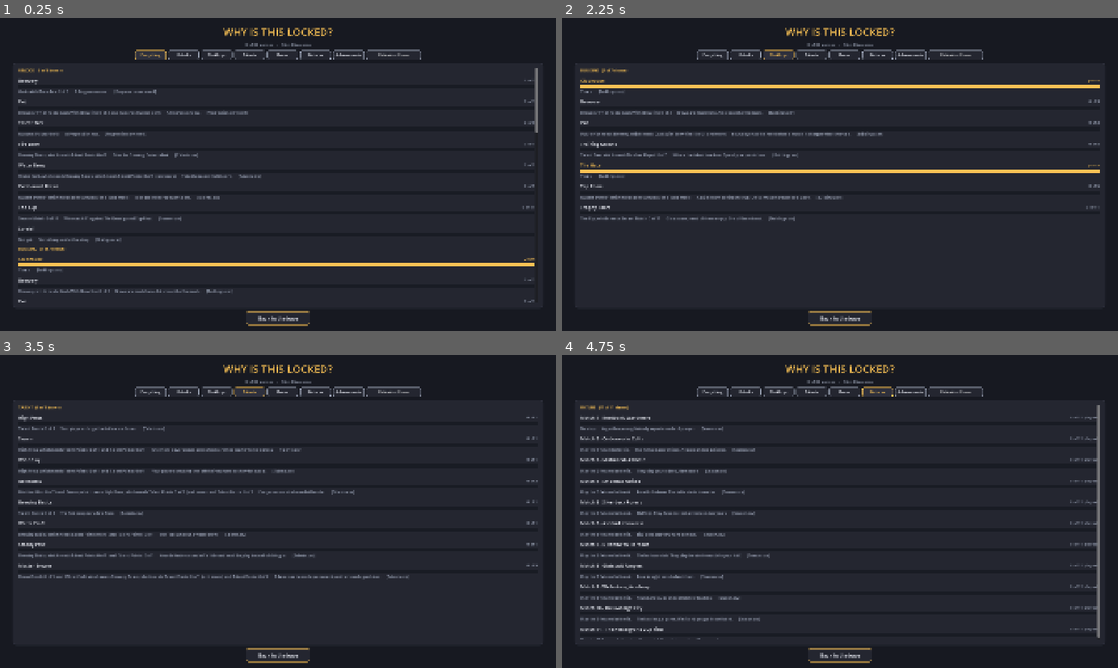
Above: before the commit, frames 1-4 (two rows, left to right).
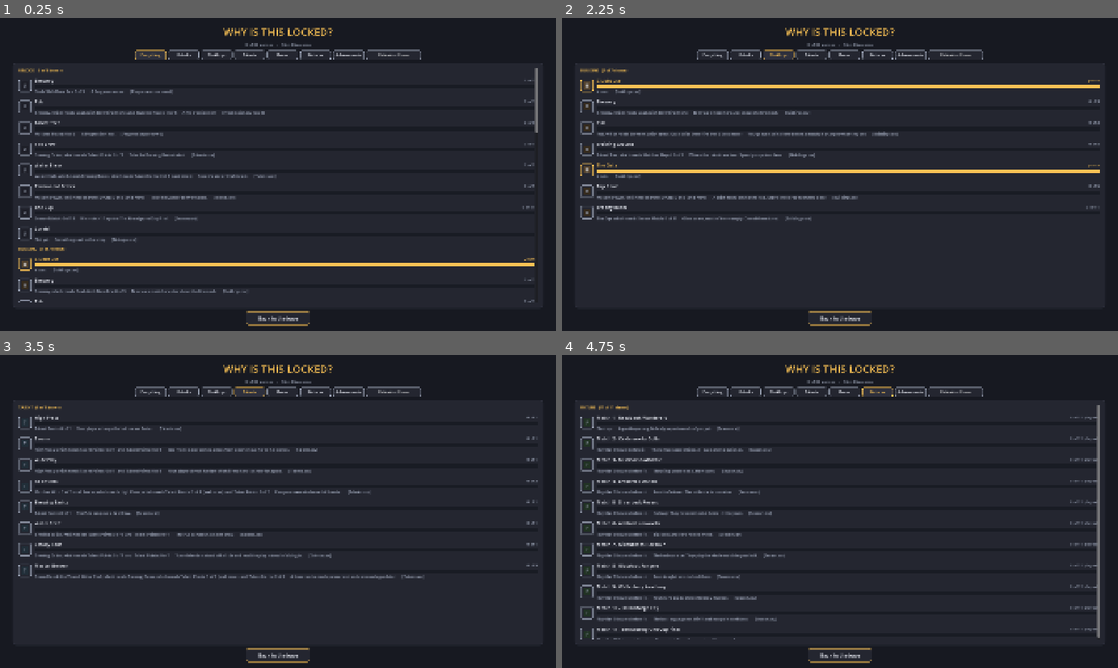
Above: after the commit, the same moments.

Repository: SchwartzAnthony/project_sb
Game: Godot game, scene res://src/ui/unlock_board.tscn
The game is run twice, just before and just after one commit, with the same random seed, the same clock (stepped at 60 frames per second) and the same inputs. This scene is started directly instead of the project's main scene.
Inputs:
- Up to frame 1 (0.25 s): no input
- Up to frame 2 (2.25 s): click "Everything" at 0.5 s; click "Unlocks" at 1.25 s; click "Buildings" at 2 s
- Up to frame 3 (3.5 s): click "Talents" at 2.75 s
- Up to frame 4 (4.75 s): click "Brews" at 3.5 s; click "Fixtures" at 4.25 s

The runs differ from the first frame. In frame 1, 2.6% of the frame differs, in the area x 3-50%, y 19-91%; in frame 2, 2.1%; in frame 3, 2.7%; in frame 4, 3.2%, in the area x 3-41%, y 19-91%.

Commit message:
adventure plan

Diff:
--- a/data/MenuConfig.csv
+++ b/data/MenuConfig.csv
@@ -1,5 +1,5 @@
-Button ID,Label,X,Y,Width,Height,Action,Art Path,Notes,,
-START_GAME,Start Game,950,364,260,68,goto:base,res://assets/menu/button_start.png,Starts the season row of MatchModes.csv - the next fixture, and it goes in the table,
-TUTORIAL_GAME,Tutorial,950,616,260,68,tutorial_game,res://assets/menu/button_tutorial.png,Starts tutorial on match systems ,,
+Button ID,Label,X,Y,Width,Height,Action,Art Path,Notes
+START_GAME,Start,950,364,260,68,goto:base,res://assets/menu/button_start.png,Opens the base. Everything else is started from there - the season, a match, the talent tree
+TUTORIAL_GAME,Tutorial,950,616,260,68,tutorial_game,res://assets/menu/button_tutorial.png,Starts tutorial on match systems
 QUICK_MATCH,Quick Match,950,450,260,68,quick_match,res://assets/menu/button_quick.png,Starts the quick row of MatchModes.csv - no clock, one Star, nothing written to the season table
-QUIT,Quit,950,700,260,68,quit_game,res://assets/menu/button_quit.png,Closes the game,,
+QUIT,Quit,950,700,260,68,quit_game,res://assets/menu/button_quit.png,Closes the game
--- a/src/core/menu_support.gd
+++ b/src/core/menu_support.gd
@@ -159,6 +159,48 @@
 	rect.stretch_mode = TextureRect.STRETCH_KEEP_ASPECT_CENTERED
 	rect.texture_filter = CanvasItem.TEXTURE_FILTER_NEAREST
 	return rect
+
+
+# -------------------------------------------------------------
+#  FINDING AN ICON BY NAME
+#
+#  The Art / Artwork column of Buildings.csv, Talents.csv and Brews.csv
+#  holds a FILE NAME, not a path — `mill`, or `mill.png`. This looks for
+#  that file in the usual asset folders and returns null when it is not
+#  there yet, which is NOT an error: whatever asked for it draws a
+#  placeholder instead, the same way the keeper does.
+#
+#  Add a folder to ICON_DIRS and every screen finds art there. Extensions
+#  are tried in order, so a column reading `mill` finds `mill.png`.
+# -------------------------------------------------------------
+
+const ICON_DIRS: Array[String] = [
+	"res://assets/icons/", "res://assets/base/", "res://assets/buildings/",
+	"res://assets/talents/", "res://assets/brews/", "res://assets/",
+]
+const ICON_EXTENSIONS: Array[String] = [".png", ".webp", ".jpg", ".svg"]
+
+
+static func icon_texture(file_name: String) -> Texture2D:
+	var clean := file_name.strip_edges()
+	if clean == "":
+		return null
+
+	# A full path in the column is used exactly as written.
+	if clean.begins_with("res://"):
+		return load(clean) as Texture2D if ResourceLoader.exists(clean) else null
+
+	var names: Array[String] = [clean]
+	if not clean.contains("."):
+		for extension in ICON_EXTENSIONS:
+			names.append(clean + extension)
+
+	for folder in ICON_DIRS:
+		for candidate in names:
+			var path: String = folder + candidate
+			if ResourceLoader.exists(path):
+				return load(path) as Texture2D
+	return null
 
 
 # -------------------------------------------------------------
--- a/src/core/unlock_progress.gd
+++ b/src/core/unlock_progress.gd
@@ -139,9 +139,13 @@
 	var story := DialogueDB.get_db()
 
 	# --- Buildings ---
+	# The last argument is the ART, straight from the CSV's own Art column.
+	# The unlock board draws it as the row's icon; a blank one gets a
+	# labelled placeholder. No new spreadsheet was needed to give rows icons.
 	for entry in base.buildings:
 		_add(state, "Building", String(entry["name"]), String(entry["requires"]),
-			String(entry["description"]), "Buildings.csv")
+			String(entry["description"]), "Buildings.csv", "", "",
+			String(entry.get("art", "")))
 
 	# --- Talents. A talent also needs its parent taken and points in hand,
 	#     neither of which lives in its Requires column, so they are spelled
@@ -156,12 +160,16 @@
 			condition = _join(condition, "count:%s>=%d" % [TalentDB.POINTS, cost])
 		_add(state, "Talent", String(entry["name"]), condition,
 			String(entry["description"]), "Talents.csv",
-			"unlocked:%s" % String(entry["id"]), String(entry["id"]))
+			"unlocked:%s" % String(entry["id"]), String(entry["id"]),
+			String(entry.get("art", "")))
 
 	# --- Brews ---
+	# Brews.csv calls its column Artwork rather than Art. That is the only
+	# difference, and it is handled here rather than by renaming your column.
 	for entry in brews.brews:
 		_add(state, "Brew", String(entry["name"]), String(entry["requires"]),
-			String(entry["description"]), "Brews.csv")
+			String(entry["description"]), "Brews.csv", "", "",
+			String(entry.get("artwork", "")))
 
 	# --- Fixtures. "Done" is not a condition — it is whether it was played. ---
 	for entry in season.fixtures:
@@ -171,6 +179,9 @@
 		entries.append({
 			"kind": "Fixture",
 			"name": "Match %d - %s" % [int(entry["number"]), entry["opponent"]],
+			# Season.csv has no Art column, so a fixture always draws the
+			# placeholder. Add one there and pass it here if you want icons.
+			"art": "",
 			"detail": String(entry["description"]),
 			"requires": "",
 			"done": played,
@@ -404,7 +415,7 @@
 ## same as being able to afford it.
 func _add(state: GameState, kind: String, name_text: String, condition: String,
 		detail: String, where: String, done_test: String = "",
-		lookup_key: String = "") -> void:
+		lookup_key: String = "", art: String = "") -> void:
 	if name_text.strip_edges() == "":
 		return
 
@@ -436,6 +447,9 @@
 	entries.append({
 		"kind": kind,
 		"name": name_text,
+		# The file name from the source CSV's Art column, for the row's icon.
+		# Blank is normal and means "draw the placeholder".
+		"art": art,
 		# How other rows refer to this thing. A talent is required by its ID
 		# (`unlocked:swarm`) but shown by its name (Swarm), and the chain
 		# follower needs both to turn one into the other.
--- a/src/ui/base_screen.gd
+++ b/src/ui/base_screen.gd
@@ -28,6 +28,10 @@
 const BUILDING_SIZE := Vector2(190.0, 132.0)
 const VISITOR_SIZE := Vector2(120.0, 150.0)
 
+## How far from the left edge the exit buttons may start. It keeps them off
+## the "THE BASE" title; below this the row simply wraps onto a second line.
+const EXITS_LEFT_MARGIN := 300.0
+
 var db: CardDatabase
 var base: BaseDB
 var state: GameState
@@ -131,15 +135,39 @@
 	_build_exits()
 
 
+## THE EXIT BUTTONS, TOP RIGHT.
+##
+## This used to be an HBoxContainer pinned to the top-right corner inside a
+## box 810 pixels wide (offset_left -840 to offset_right -30). The buttons
+## in it are fixed widths and now add up to about 940 with their gaps, so
+## the left-most ones were pushed out of the box and cut off — and it got
+## worse every time a button was added.
+##
+## It is an HFlowContainer now, which WRAPS onto a second line instead of
+## overflowing. Three things follow from that:
+##   * nothing is ever cut off, at any window size
+##   * on a narrow screen (the Steam Deck is 1280 wide) the row simply
+##     becomes two shorter rows
+##   * you can add a seventh and eighth button without touching this code
+##
+## It is anchored TOP_WIDE rather than TOP_RIGHT so it knows the real width
+## of the window; ALIGNMENT_END keeps everything against the right edge.
 func _build_exits() -> void:
-	var row := HBoxContainer.new()
-	row.add_theme_constant_override("separation", 12)
-	row.set_anchors_preset(Control.PRESET_TOP_RIGHT)
-	row.offset_left = -840.0
+	var row := HFlowContainer.new()
+	row.add_theme_constant_override("h_separation", 12)
+	row.add_theme_constant_override("v_separation", 8)
+	row.set_anchors_preset(Control.PRESET_TOP_WIDE)
+	# Starts clear of the title on the left, ends a margin in from the right.
+	row.offset_left = EXITS_LEFT_MARGIN
 	row.offset_top = 26.0
 	row.offset_right = -30.0
-	row.offset_bottom = 74.0
-	row.alignment = BoxContainer.ALIGNMENT_END
+	# Tall enough for two wrapped lines. It is only a ceiling — one line of
+	# buttons still draws as one line.
+	row.offset_bottom = 26.0 + 46.0 * 2.0 + 8.0
+	row.alignment = FlowContainer.ALIGNMENT_END
+	# The buttons are the only thing here that should catch a click; the gaps
+	# between them belong to the base underneath.
+	row.mouse_filter = Control.MOUSE_FILTER_IGNORE
 	add_child(row)
 
 	# The developer tools. `show_dev_tools` in Tuning.csv hides this button
--- a/src/ui/match_stats_screen.gd
+++ b/src/ui/match_stats_screen.gd
@@ -280,9 +280,13 @@
 
 	for entry in progress.nearest(limit - shown):
 		var row2 := ProgressRow.new()
+		# Same icon as the unlock board, from the same Art column, so a thing
+		# looks the same wherever you meet it.
 		row2.setup("%s  (%s)" % [entry["name"], String(entry["kind"]).to_lower()],
 			float(entry["fraction"]), String(entry["progress_text"]),
-			String(entry["missing"]), false)
+			String(entry["missing"]), false,
+			MenuSupport.icon_texture(String(entry.get("art", ""))),
+			String(entry["kind"]))
 		_progress_list.add_child(row2)
 		shown += 1
 
--- a/src/ui/progress_row.gd
+++ b/src/ui/progress_row.gd
@@ -1,5 +1,5 @@
 class_name ProgressRow
-extends VBoxContainer
+extends HBoxContainer
 
 # =============================================================
 #  A PROGRESS BAR — fills up, and shines when it is finished
@@ -7,12 +7,28 @@
 #  Used by the post-match screen and by the unlock board. It is one file so
 #  that restyling the bars restyles them everywhere.
 #
-#      Master Brewer                              3 of 5
-#      [==================>              ]
-#      Brews drunk: 3 of 5
+#      +------+  Master Brewer                    3 of 5
+#      | icon |  [==================>            ]
+#      +------+  Brews drunk: 3 of 5
 #
 #  Nothing in here decides ANYTHING. It is handed a name, a fraction, a line
 #  of text and whether it is done. All of that comes from unlock_progress.gd.
+#
+#  ============ THE ICON ============
+#
+#  A small square on the left. The picture comes from the Art column of
+#  whichever CSV the row came from — Buildings.csv, Talents.csv, Brews.csv
+#  all already have one — so giving a thing an icon is typing a file name in
+#  a spreadsheet, not editing this file.
+#
+#  WITH NO ART IT DRAWS A PLACEHOLDER: a coloured square with the first
+#  letter of what the row is (B for Building, T for Talent). The layout is
+#  therefore right from the first run, and every icon you draw simply
+#  replaces a placeholder. Same idea as the keeper on the pitch.
+#
+#  The row is an HBoxContainer holding [icon][a VBox of everything else].
+#  It used to be the VBox itself; callers only ever add_child() it and call
+#  setup(), so nothing else had to change.
 #
 #  THE SHINE
 #    A finished bar pulses gently rather than sitting still, because a
@@ -24,6 +40,10 @@
 const BAR_HEIGHT := 12.0
 const CORNER := 4.0
 
+## The square on the left. Change it here and every screen agrees.
+const ICON_SIZE := 44.0
+const ICON_GAP := 12.0
+
 var fraction: float = 0.0
 var shining: bool = false
 
@@ -33,18 +53,37 @@
 var _fill_colour := MenuSupport.COLOUR_ACCENT
 var _track_colour := Color(0.10, 0.11, 0.14, 1.0)
 
+## The placeholder's letter and tint, used only when there is no artwork.
+var _icon_letter: String = ""
+var _icon_tint := MenuSupport.COLOUR_SLOT_EMPTY
+
 
 ## `value` is 0 to 1. `note` is the line under the bar — what is missing, or
 ## what you got. `right` is the small number on the right of the title.
+##
+## `icon` and `kind` are optional, so every existing call still works:
+##   icon  a Texture2D, or null to draw the placeholder
+##   kind  "Building", "Talent", "Brew"... it colours the placeholder and
+##         provides its letter. Pass "" to leave the square blank.
 func setup(title: String, value: float, right: String, note: String,
-		is_done: bool) -> void:
+		is_done: bool, icon: Texture2D = null, kind: String = "") -> void:
 	fraction = clampf(value, 0.0, 1.0)
 	shining = is_done
-	add_theme_constant_override("separation", 3)
+	add_theme_constant_override("separation", ICON_GAP)
+	alignment = BoxContainer.ALIGNMENT_BEGIN
+
+	add_child(_build_icon(icon, kind, is_done))
+
+	# Everything that used to be this node is now this inner column.
+	var column := VBoxContainer.new()
+	column.size_flags_horizontal = Control.SIZE_EXPAND_FILL
+	column.size_flags_vertical = Control.SIZE_SHRINK_CENTER
+	column.add_theme_constant_override("separation", 3)
+	add_child(column)
 
 	var head := HBoxContainer.new()
 	head.add_theme_constant_override("separation", 8)
-	add_child(head)
+	column.add_child(head)
 
 	var name_label := Label.new()
 	name_label.text = title
@@ -68,7 +107,7 @@
 	_bar.custom_minimum_size = Vector2(0, BAR_HEIGHT)
 	_bar.mouse_filter = Control.MOUSE_FILTER_IGNORE
 	_bar.draw.connect(_draw_bar)
-	add_child(_bar)
+	column.add_child(_bar)
 
 	if note != "":
 		var note_label := Label.new()
@@ -76,10 +115,88 @@
 		note_label.autowrap_mode = TextServer.AUTOWRAP_WORD_SMART
 		note_label.add_theme_font_size_override("font_size", 13)
 		note_label.add_theme_color_override("font_color", MenuSupport.COLOUR_TEXT_DIM)
-		add_child(note_label)
+		column.add_child(note_label)
 
 	# A bar that will never change does not need a frame-by-frame update.
 	set_process(shining)
+
+
+# =============================================================
+#  THE ICON
+# =============================================================
+
+## The square on the left: the artwork if there is any, a labelled
+## placeholder if there is not. Always the same size either way, so the
+## rows line up whether or not the art exists yet.
+func _build_icon(icon: Texture2D, kind: String, is_done: bool) -> Control:
+	var holder := PanelContainer.new()
+	holder.custom_minimum_size = Vector2(ICON_SIZE, ICON_SIZE)
+	holder.size_flags_vertical = Control.SIZE_SHRINK_CENTER
+	holder.mouse_filter = Control.MOUSE_FILTER_IGNORE
+
+	# A finished row gets the accent border, matching its title and its bar.
+	holder.add_theme_stylebox_override("panel", MenuSupport.panel_style(
+		MenuSupport.COLOUR_PANEL,
+		MenuSupport.COLOUR_ACCENT if is_done else MenuSupport.COLOUR_TEXT_DIM))
+
+	if icon != null:
+		var rect := TextureRect.new()
+		rect.texture = icon
+		rect.expand_mode = TextureRect.EXPAND_IGNORE_SIZE
+		rect.stretch_mode = TextureRect.STRETCH_KEEP_ASPECT_CENTERED
+		rect.texture_filter = CanvasItem.TEXTURE_FILTER_NEAREST
+		rect.mouse_filter = Control.MOUSE_FILTER_IGNORE
+		# An unearned thing is shown dimmed rather than hidden, so you can
+		# see what you are working towards.
+		rect.modulate = Color(1, 1, 1, 1.0 if is_done else 0.55)
+		holder.add_child(rect)
+		return holder
+
+	# --- No artwork yet: the placeholder ---
+	_icon_letter = kind.strip_edges().substr(0, 1).to_upper()
+	_icon_tint = _tint_for(kind)
+
+	var drawn := Control.new()
+	drawn.mouse_filter = Control.MOUSE_FILTER_IGNORE
+	drawn.draw.connect(_draw_placeholder.bind(drawn, is_done))
+	holder.add_child(drawn)
+	return holder
+
+
+func _draw_placeholder(on: Control, is_done: bool) -> void:
+	var box := Rect2(Vector2.ZERO, on.size)
+	if box.size.x < 4.0 or box.size.y < 4.0:
+		return
+
+	var tint := _icon_tint if is_done else _icon_tint.darkened(0.35)
+	on.draw_rect(box.grow(-4.0), tint, true)
+
+	if _icon_letter == "":
+		return
+	var font := ThemeDB.fallback_font
+	var size := int(box.size.y * 0.5)
+	var width := font.get_string_size(_icon_letter,
+		HORIZONTAL_ALIGNMENT_LEFT, -1.0, size).x
+	on.draw_string(font,
+		Vector2((box.size.x - width) * 0.5, box.size.y * 0.5 + size * 0.36),
+		_icon_letter, HORIZONTAL_ALIGNMENT_LEFT, -1.0, size,
+		MenuSupport.COLOUR_TEXT if is_done else MenuSupport.COLOUR_TEXT_DIM)
+
+
+## One colour per kind of thing, so the board reads at a glance even before
+## any art exists. An unknown kind gets the neutral slot colour.
+static func _tint_for(kind: String) -> Color:
+	match kind.strip_edges().to_lower():
+		"building":
+			return Color(0.32, 0.26, 0.18)
+		"talent":
+			return Color(0.20, 0.28, 0.34)
+		"brew":
+			return Color(0.30, 0.20, 0.30)
+		"fixture":
+			return Color(0.20, 0.30, 0.22)
+		_:
+			return MenuSupport.COLOUR_SLOT_EMPTY
 
 
 func _process(delta: float) -> void:
--- a/src/ui/unlock_board.gd
+++ b/src/ui/unlock_board.gd
@@ -177,7 +177,14 @@
 	# that tells you which spreadsheet to open.
 	note = "%s      [%s]" % [note, entry["where"]]
 
-	row.setup(String(entry["name"]), float(entry["fraction"]), right, note, done)
+	# The icon comes from the Art column of whichever CSV this row came from.
+	# MenuSupport.icon_texture() returns null when that file does not exist
+	# yet, and ProgressRow then draws a labelled placeholder — so the board
+	# looks finished before any icons are drawn, and each one you add simply
+	# replaces a square.
+	var icon := MenuSupport.icon_texture(String(entry.get("art", "")))
+	row.setup(String(entry["name"]), float(entry["fraction"]), right, note,
+		done, icon, String(entry["kind"]))
 	return row
 
 
Not shown, added: guides/ADVENTURE_MODE_PLAN.md
